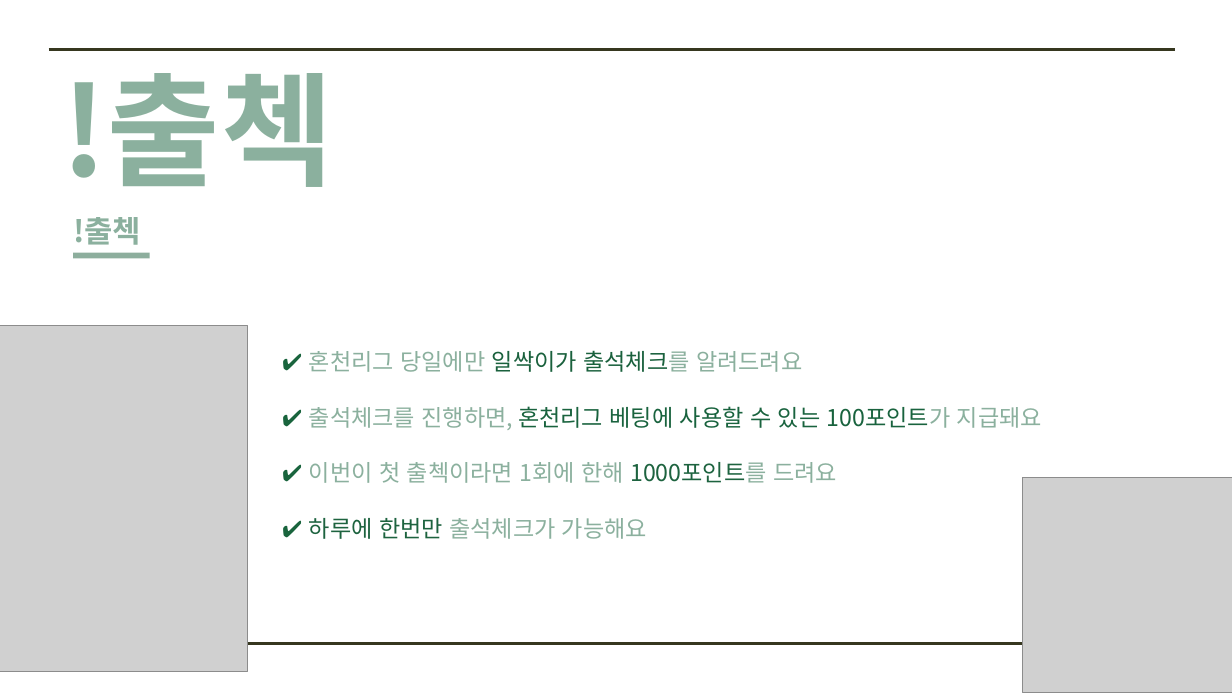
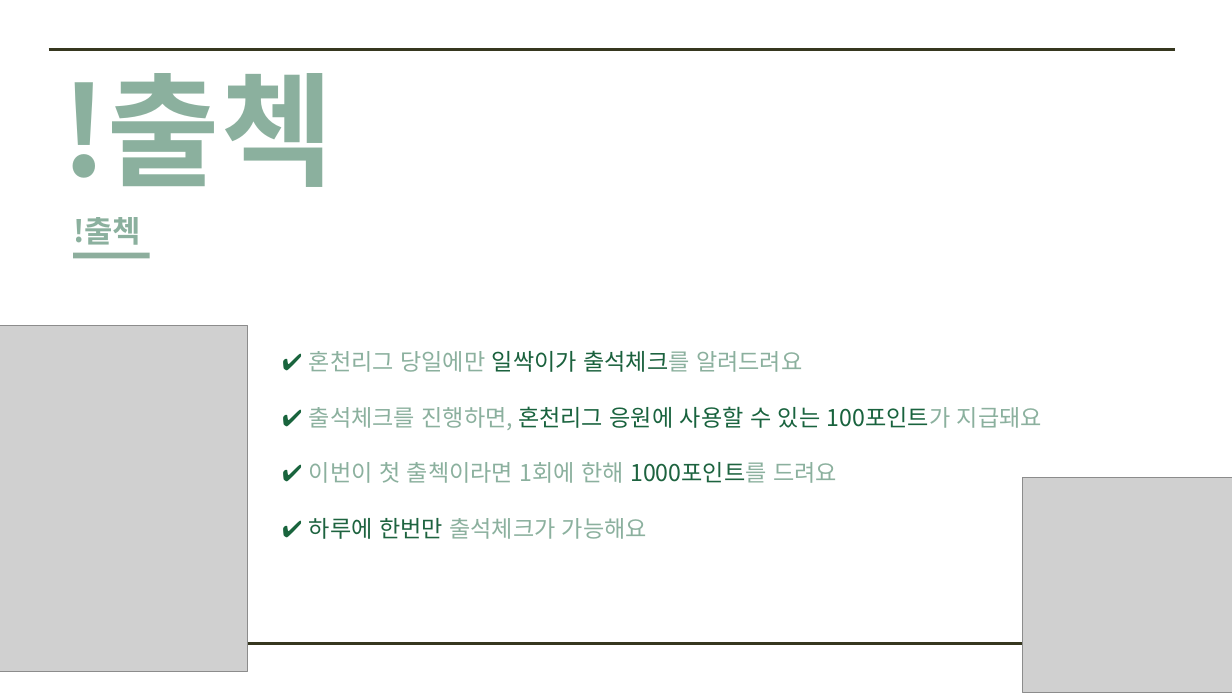
Before and after one commit to SongJongbeen/ilssak, a slide deck: slide 25 of 일싹이 소개.pptx. Drawn at 1232x693 pixels with LibreOffice and Linux fonts; fonts in the diff are those of the drawing; grey boxes stand for pictures. Boxes give left, top, right and bottom in pixels: in the first picture for what was removed or moved away, otherwise in the second. Text is boxed around its words. In the diff, an @@ line names an element or a change of style, - is before the commit and + after.

```diff
--- a/일싹이 소개.pptx
+++ b/일싹이 소개.pptx
@@ text at (x1=309, y1=406, x2=1042, y2=430): text changed @@
-✔ 출석체크를 진행하면, 혼천리그 베팅에 사용할 수 있는 100포인트가 지급돼요
+✔ 출석체크를 진행하면, 혼천리그 응원에 사용할 수 있는 100포인트가 지급돼요
```
Also in this commit, not shown: 6 other slides changed, 17 other files.
